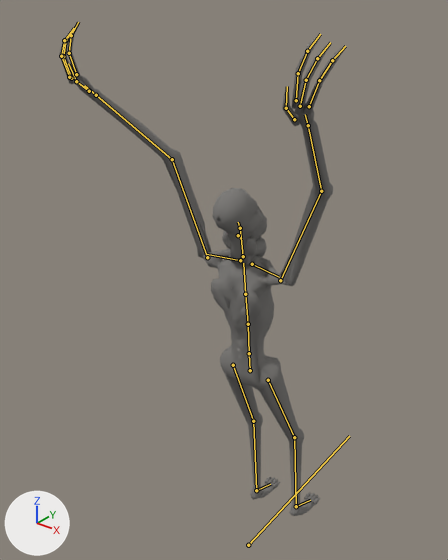
An edit to the glTF model content/art/models/lodger.lod1.glb, drawn before and after from the same camera.
One viewpoint serves both versions: a 50 mm camera at (1.42, -2.09, 2.75) aimed at (-0.23, -0.04, 1.48). Lighting does not change. The marker at lower left points along +X, +Y and +Z. The older version comes first. Both versions are drawn at frame 23 of the action 'break'; the numbers are the values there. The bones that change, and the others that lie on the model, are drawn over the model as lines.

Objects in the first picture: 'body', 'fine', 'jaw'.
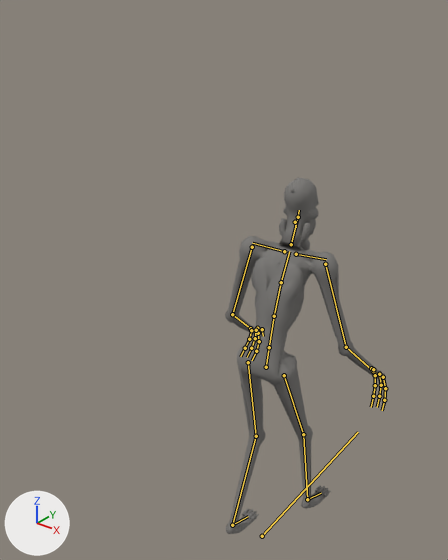
Edits to the scene script, one JSON object a line:
```json
{"block": "bone_root", "where": "bone_root = bpy.data.objects['SK_Lodger'].pose.bones['root']"}
{"op": "set", "path": "bone_root.location", "old": "(0.0, -0.108, -0.035)", "new": "(0.0, 0.022, -0.082)"}
{"block": "bone_pelvis", "where": "bone_pelvis = bpy.data.objects['SK_Lodger'].pose.bones['pelvis']  # child of 'root'"}
{"op": "set", "path": "bone_pelvis.rotation_quaternion", "old": "(0.998, 0.056, 0.004, 0.001)", "new": "(0.993, -0.112, 0.045, 0.005)", "note": "degrees (6, 0, 0) -> degrees (-13, 5, 0)"}
{"block": "bone_spine_02", "where": "bone_spine_02 = bpy.data.objects['SK_Lodger'].pose.bones['spine_02']  # child of 'spine_01'"}
{"op": "set", "path": "bone_spine_02.rotation_quaternion", "old": "(0.998, 0.063, 0.002, 0.0)", "new": "(0.999, -0.033, 0.02, 0.006)", "note": "degrees (7, 0, 0) -> degrees (-4, 2, 1)"}
{"block": "bone_spine_03", "where": "bone_spine_03 = bpy.data.objects['SK_Lodger'].pose.bones['spine_03']  # child of 'spine_02'"}
{"op": "set", "path": "bone_spine_03.rotation_quaternion", "old": "(0.999, 0.05, 0.0, 0.0)", "new": "(1.0, 0.0, 0.0, 0.0)", "note": "degrees (6, 0, 0) -> degrees (0, 0, 0)"}
{"block": "bone_neck", "where": "bone_neck = bpy.data.objects['SK_Lodger'].pose.bones['neck']  # child of 'spine_03'"}
{"op": "set", "path": "bone_neck.rotation_quaternion", "old": "(0.999, 0.054, 0.0, 0.0)", "new": "(0.999, 0.036, -0.01, -0.002)", "note": "degrees (6, 0, 0) -> degrees (4, -1, 0)"}
{"block": "bone_head", "where": "bone_head = bpy.data.objects['SK_Lodger'].pose.bones['head']  # child of 'neck'"}
{"op": "set", "path": "bone_head.rotation_quaternion", "old": "(1.0, 0.002, 0.0, 0.0)", "new": "(0.999, 0.035, -0.012, 0.0)", "note": "degrees (0, 0, 0) -> degrees (4, -1, 0)"}
{"block": "bone_jaw", "where": "bone_jaw = bpy.data.objects['SK_Lodger'].pose.bones['jaw']  # child of 'head'"}
{"op": "set", "path": "bone_jaw.rotation_quaternion", "old": "(0.978, -0.209, 0.0, 0.0)", "new": "(0.984, -0.177, 0.0, 0.0)", "note": "degrees (-24, 0, 0) -> degrees (-20, 0, 0)"}
{"block": "bone_upperarm_r", "where": "bone_upperarm_r = bpy.data.objects['SK_Lodger'].pose.bones['upperarm_r']  # child of 'clavicle_r'"}
{"op": "set", "path": "bone_upperarm_r.rotation_quaternion", "old": "(0.117, 0.956, 0.246, 0.106)", "new": "(0.973, 0.219, 0.045, -0.056)", "note": "degrees (164, -8, 30) -> degrees (25, 6, -5)"}
{"block": "bone_upperarm_l", "where": "bone_upperarm_l = bpy.data.objects['SK_Lodger'].pose.bones['upperarm_l']  # child of 'clavicle_l'"}
{"op": "set", "path": "bone_upperarm_l.rotation_quaternion", "old": "(0.113, 0.956, -0.246, -0.106)", "new": "(0.973, 0.218, -0.044, 0.057)", "note": "degrees (164, 8, -30) -> degrees (25, -6, 5)"}
{"block": "bone_lowerarm_l", "where": "bone_lowerarm_l = bpy.data.objects['SK_Lodger'].pose.bones['lowerarm_l']  # child of 'upperarm_l'"}
{"op": "set", "path": "bone_lowerarm_l.rotation_quaternion", "old": "(0.968, 0.249, -0.006, -0.005)", "new": "(0.96, 0.28, -0.007, -0.006)", "note": "degrees (29, -1, -1) -> degrees (32, -1, -1)"}
{"block": "bone_thigh_r", "where": "bone_thigh_r = bpy.data.objects['SK_Lodger'].pose.bones['thigh_r']  # child of 'pelvis'"}
{"op": "set", "path": "bone_thigh_r.rotation_quaternion", "old": "(0.991, 0.123, 0.041, -0.007)", "new": "(0.964, 0.262, 0.037, -0.008)", "note": "degrees (14, 5, 0) -> degrees (30, 4, 0)"}
{"block": "bone_calf_r", "where": "bone_calf_r = bpy.data.objects['SK_Lodger'].pose.bones['calf_r']  # child of 'thigh_r'"}
{"op": "set", "path": "bone_calf_r.rotation_quaternion", "old": "(0.997, -0.076, 0.0, 0.0)", "new": "(1.0, -0.026, 0.0, 0.0)", "note": "degrees (-9, 0, 0) -> degrees (-3, 0, 0)"}
{"block": "bone_foot_r", "where": "bone_foot_r = bpy.data.objects['SK_Lodger'].pose.bones['foot_r']  # child of 'calf_r'"}
{"op": "set", "path": "bone_foot_r.rotation_quaternion", "old": "(0.994, -0.105, -0.017, 0.032)", "new": "(0.993, -0.12, 0.007, -0.009)", "note": "degrees (-12, -2, 4) -> degrees (-14, 1, -1)"}
{"block": "bone_thigh_l", "where": "bone_thigh_l = bpy.data.objects['SK_Lodger'].pose.bones['thigh_l']  # child of 'pelvis'"}
{"op": "set", "path": "bone_thigh_l.rotation_quaternion", "old": "(0.994, 0.108, -0.033, 0.006)", "new": "(0.986, 0.15, 0.07, -0.01)", "note": "degrees (12, -4, 0) -> degrees (17, 8, 0)"}
{"block": "bone_calf_l", "where": "bone_calf_l = bpy.data.objects['SK_Lodger'].pose.bones['calf_l']  # child of 'thigh_l'"}
{"op": "set", "path": "bone_calf_l.rotation_quaternion", "old": "(0.997, -0.074, 0.0, 0.0)", "new": "(0.984, -0.178, 0.0, 0.0)", "note": "degrees (-8, 0, 0) -> degrees (-20, 0, 0)"}
{"block": "bone_foot_l", "where": "bone_foot_l = bpy.data.objects['SK_Lodger'].pose.bones['foot_l']  # child of 'calf_l'"}
{"op": "set", "path": "bone_foot_l.rotation_quaternion", "old": "(0.995, -0.09, 0.018, -0.032)", "new": "(0.989, 0.148, -0.017, 0.023)", "note": "degrees (-10, 2, -4) -> degrees (17, -2, 2)"}
```

Pixel boxes [x1, y1, x2, y2] of what changed, in the pictures (448 x 560 px):
```json
{"object": "body", "change": "posed", "before": [76, 75, 333, 516], "after": [225, 178, 382, 534], "on screen": "39% narrower, 19% shorter"}
{"object": "fine", "change": "posed", "before": [59, 23, 345, 503], "after": [242, 332, 388, 520]}
{"object": "jaw", "change": "posed", "before": [222, 231, 267, 257], "after": [279, 218, 310, 250]}
{"bone": "root", "before": "(248, 545) to (349, 436)", "after": "(262, 536) to (358, 432)"}
{"bone": "pelvis", "before": "(250, 370) to (249, 353)", "after": "(266, 367) to (269, 347)"}
{"bone": "spine_02", "before": "(248, 324) to (245, 294)", "after": "(274, 316) to (281, 282)"}
{"bone": "spine_03", "before": "(245, 294) to (243, 263)", "after": "(281, 282) to (289, 251)"}
{"bone": "neck", "before": "(243, 256) to (240, 228)", "after": "(291, 244) to (298, 217)"}
{"bone": "head", "before": "(240, 228) to (238, 222)", "after": "(298, 217) to (299, 210)"}
{"bone": "jaw", "before": "(238, 235) to (241, 239)", "after": "(295, 222) to (296, 227)"}
{"bone": "upperarm_r", "before": "(280, 280) to (321, 191)", "after": "(325, 264) to (346, 347)"}
{"bone": "upperarm_l", "before": "(207, 257) to (172, 159)", "after": "(252, 247) to (232, 314)"}
{"bone": "lowerarm_l", "before": "(172, 159) to (96, 95)", "after": "(232, 314) to (250, 328)"}
{"bone": "thigh_r", "before": "(268, 380) to (294, 437)", "after": "(284, 375) to (303, 434)"}
{"bone": "calf_r", "before": "(294, 437) to (296, 506)", "after": "(303, 434) to (307, 499)"}
{"bone": "foot_r", "before": "(296, 506) to (310, 500)", "after": "(307, 499) to (321, 493)"}
{"bone": "thigh_l", "before": "(233, 365) to (253, 421)", "after": "(248, 362) to (256, 436)"}
{"bone": "calf_l", "before": "(253, 421) to (256, 490)", "after": "(256, 436) to (232, 525)"}
{"bone": "foot_l", "before": "(256, 490) to (270, 484)", "after": "(232, 525) to (248, 516)"}
```
